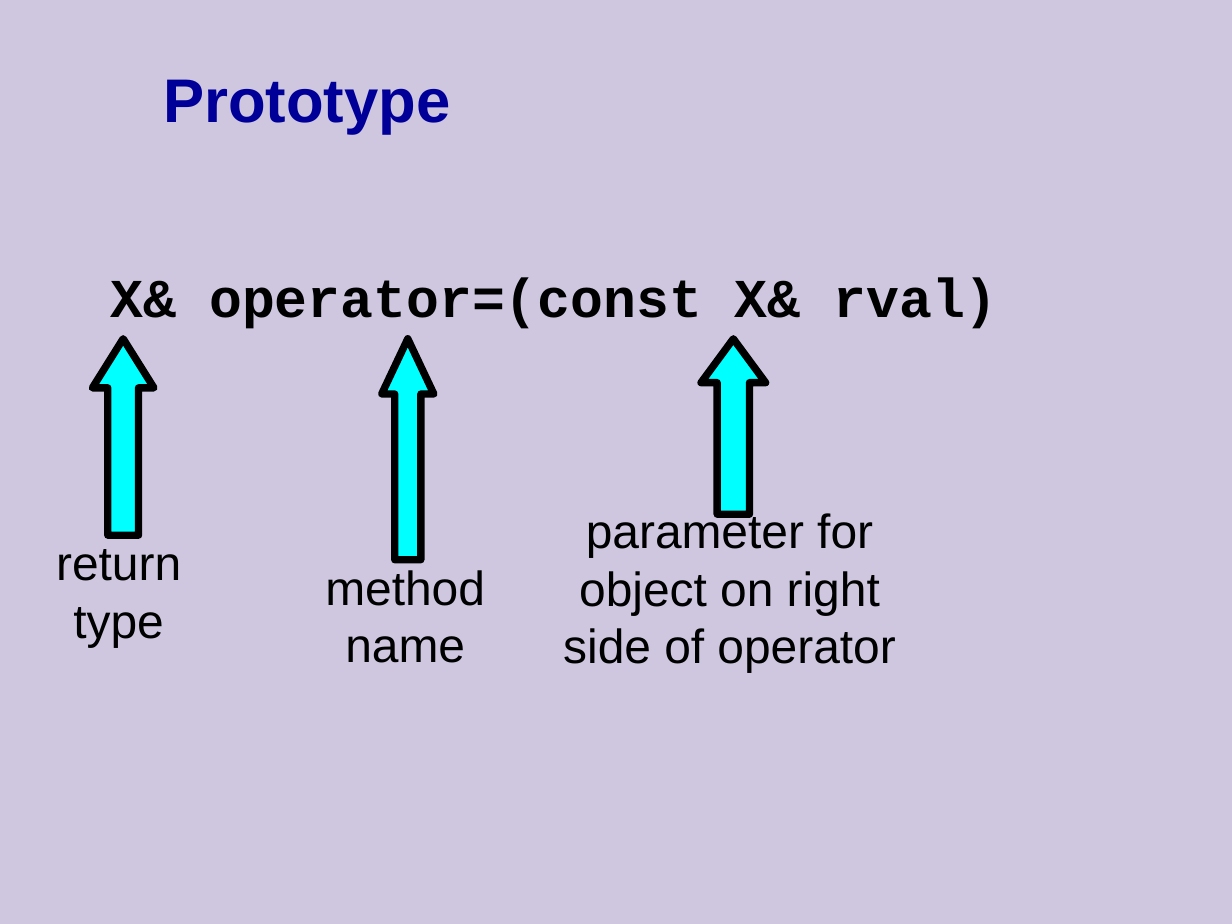
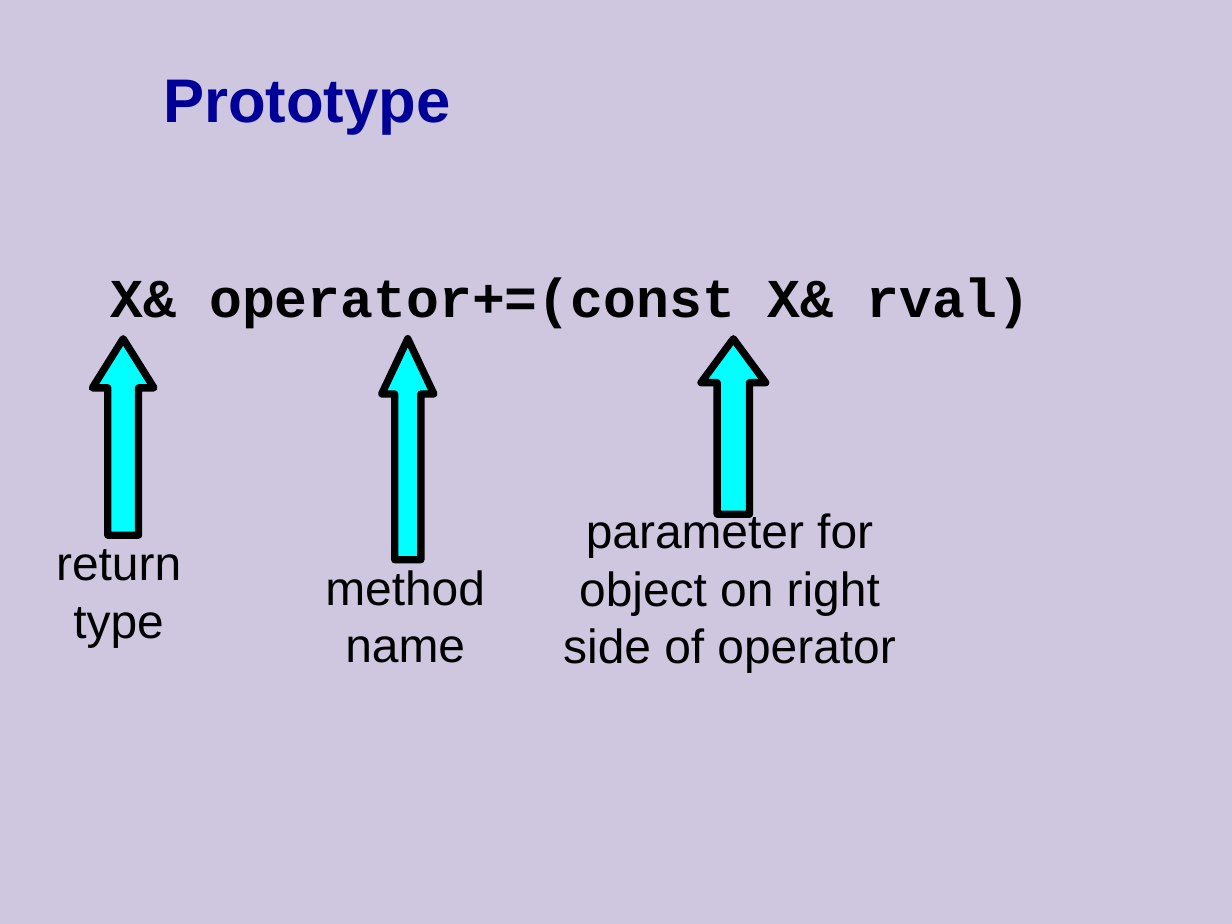
Before and after one commit to cpp-at-ariel/cpp-5778, a slide deck: slide 8 of week04-operator-overloading/slides.odp. Drawn at 1232x924 pixels with LibreOffice and Linux fonts; fonts in the diff are those of the drawing. Boxes give left, top, right and bottom in pixels: in the first picture for what was removed or moved away, otherwise in the second. Text is boxed around its words. In the diff, an @@ line names an element or a change of style, - is before the commit and + after.

```diff
--- a/week04-operator-overloading/slides.odp
+++ b/week04-operator-overloading/slides.odp
@@ text at (111, 278, 1030, 329): text changed @@
-X& operator=(const X& rval)
+X& operator+=(const X& rval)
```
Also in this commit, not shown: 2 other slides changed, 20 slides removed, 38 other files.
